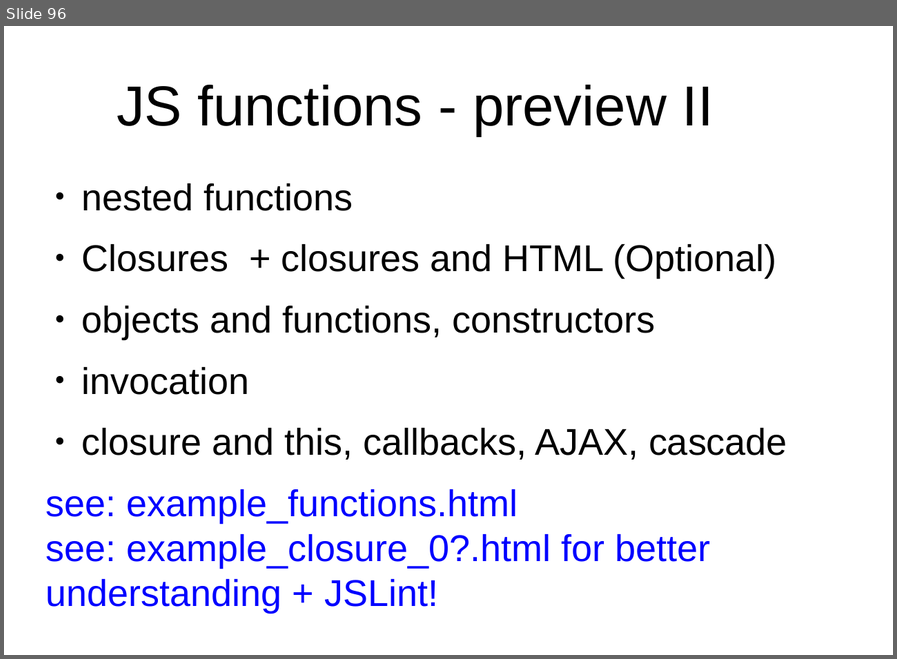
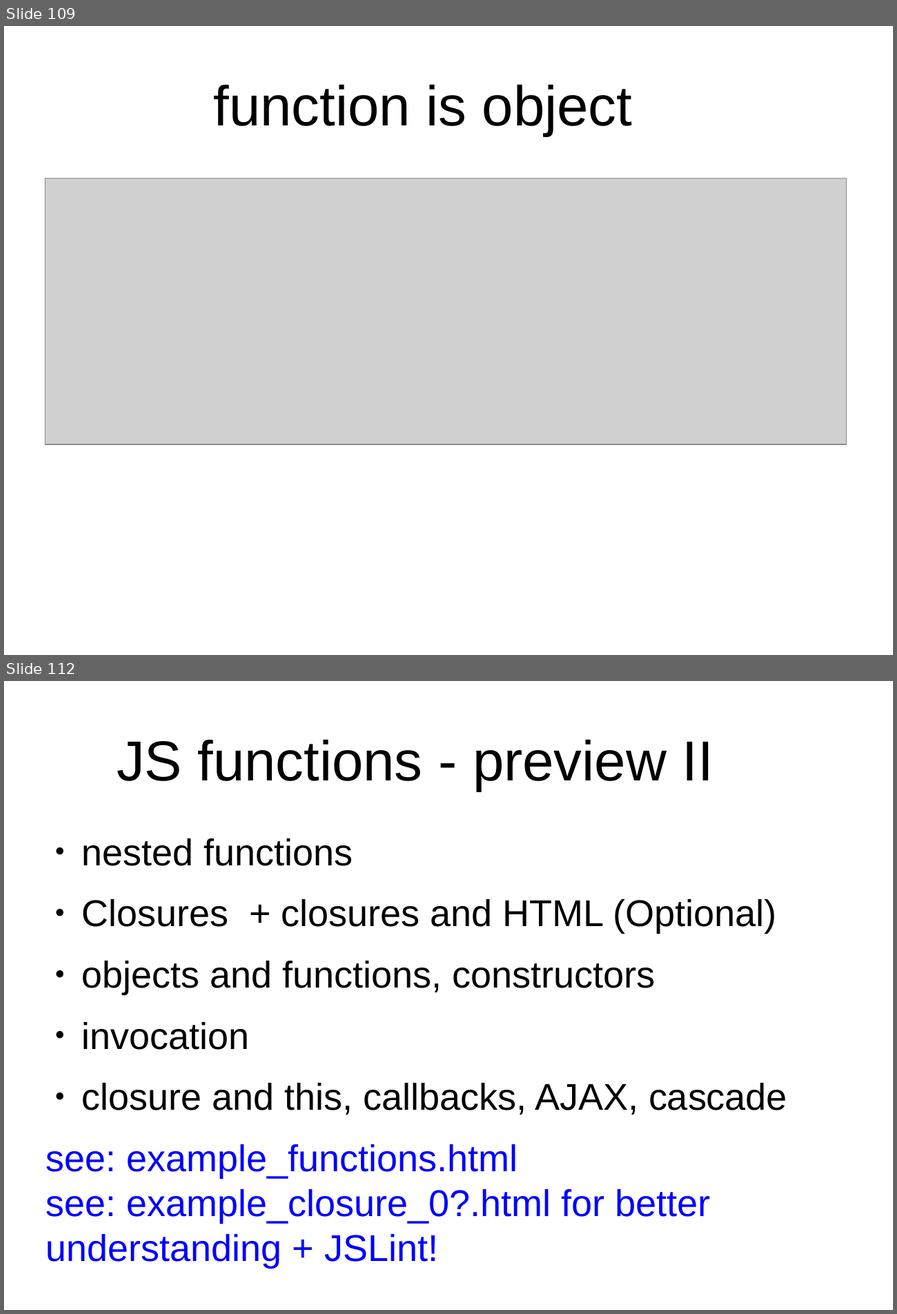
Before and after one commit to peterborkuti/other, a slide deck: JavaScriptBasics/jsbasics-slide.odp. Shown one above the other, each under a label of ours: slide 96 before the commit, slides 109 and 112 after it; the slides between them are not shown. The pictures are 897x659 and 897x1314 pixels, drawn with LibreOffice and Linux fonts; fonts in the diff are those of the drawing; grey boxes stand for pictures; background and template pictures are left out. Boxes give left, top, right and bottom in pixels: in the first picture for what was removed or moved away, otherwise in the second. Text is boxed around its words. In the diff, an @@ line names an element or a change of style, - is before the commit and + after.

Commit message:
function impress 02

```diff
--- a/JavaScriptBasics/jsbasics-slide.odp
+++ b/JavaScriptBasics/jsbasics-slide.odp
@@ slide 109 added at box(4, 26, 893, 655), background #FFFFFF @@
@@ title added at box(213, 85, 632, 136), 53.3 pt, text #000000 @@
+function is object
@@ picture added at box(45, 178, 846, 444) @@
@@ what was slide 96 is now slide 112 @@
```
Also in this commit, not shown: 2 slides changed, 15 other slides added, 1 other file.
